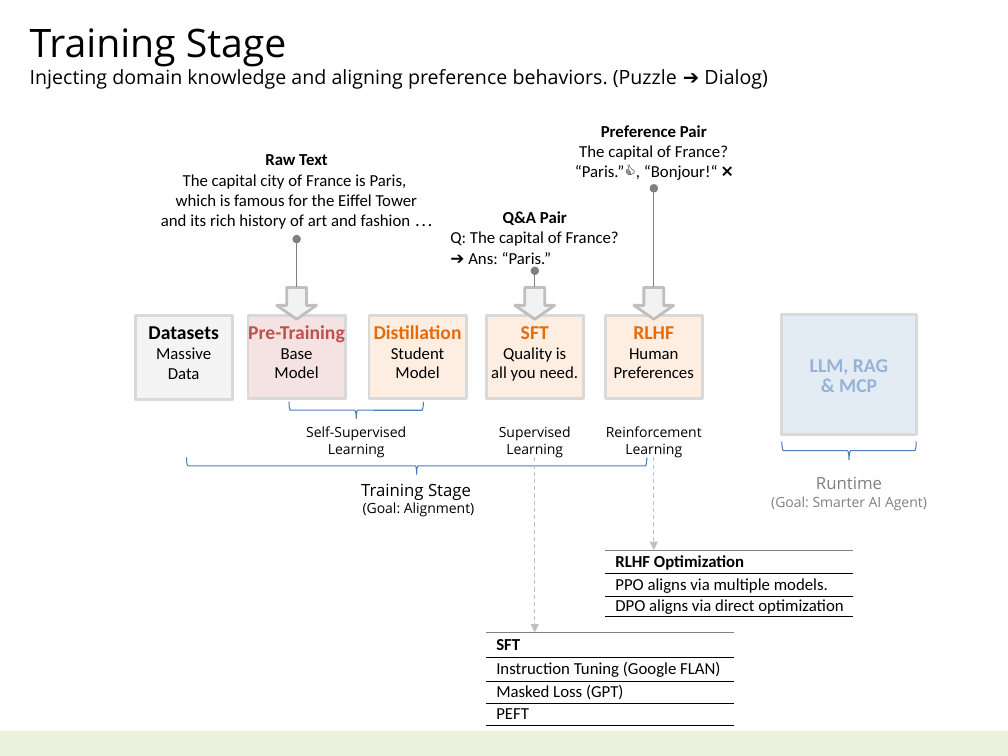
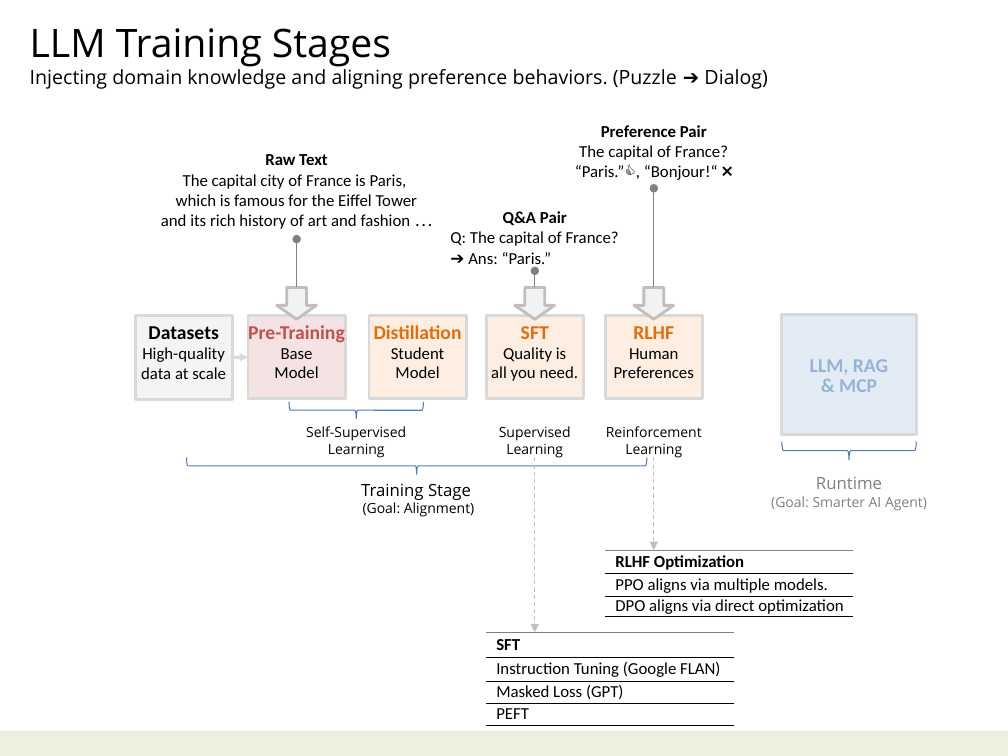
Before and after one commit to navibator/crazy-ai, a slide deck: slide 9 of ai.pptx. Drawn at 1008x756 pixels with LibreOffice and Linux fonts; fonts in the diff are those of the drawing. Boxes give left, top, right and bottom in pixels: in the first picture for what was removed or moved away, otherwise in the second. Text is boxed around its words. In the diff, an @@ line names an element or a change of style, - is before the commit and + after.

```diff
--- a/ai.pptx
+++ b/ai.pptx
@@ text at box(30, 28, 391, 67): text changed @@
-Training Stage
+LLM Training Stages
@@ text in rectangle at box(141, 347, 226, 379): text changed @@
-Massive
-Data
+High-quality
+data at scale
@@ arrow added from (232, 358) to (248, 357), #D9D9D9 2 pt @@
```
Also in this commit, not shown: 2 other slides changed, 1 other file.
